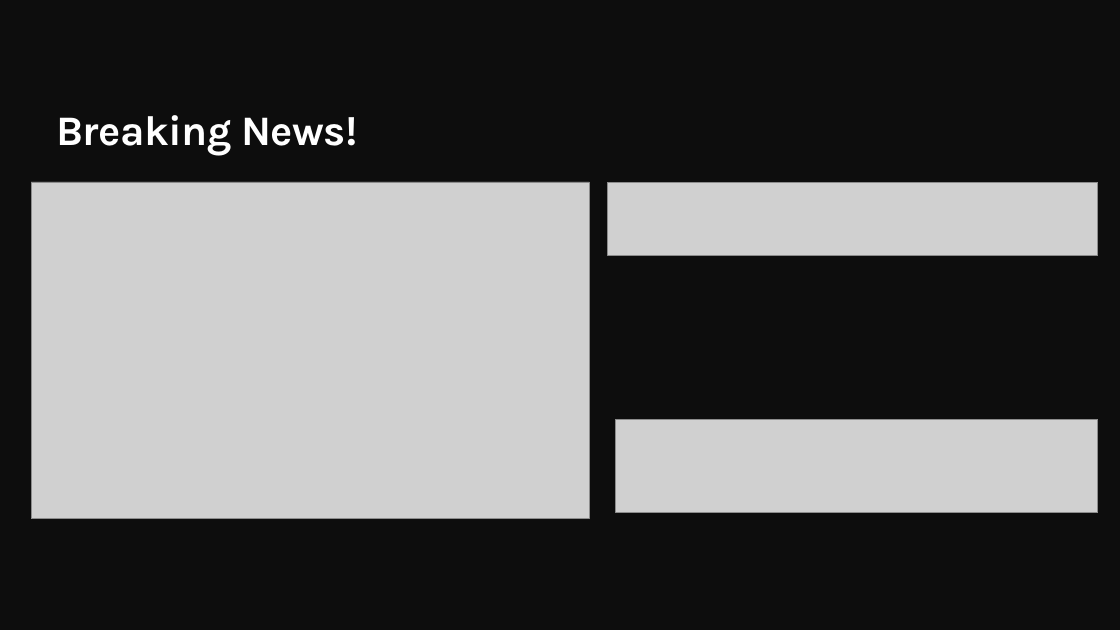
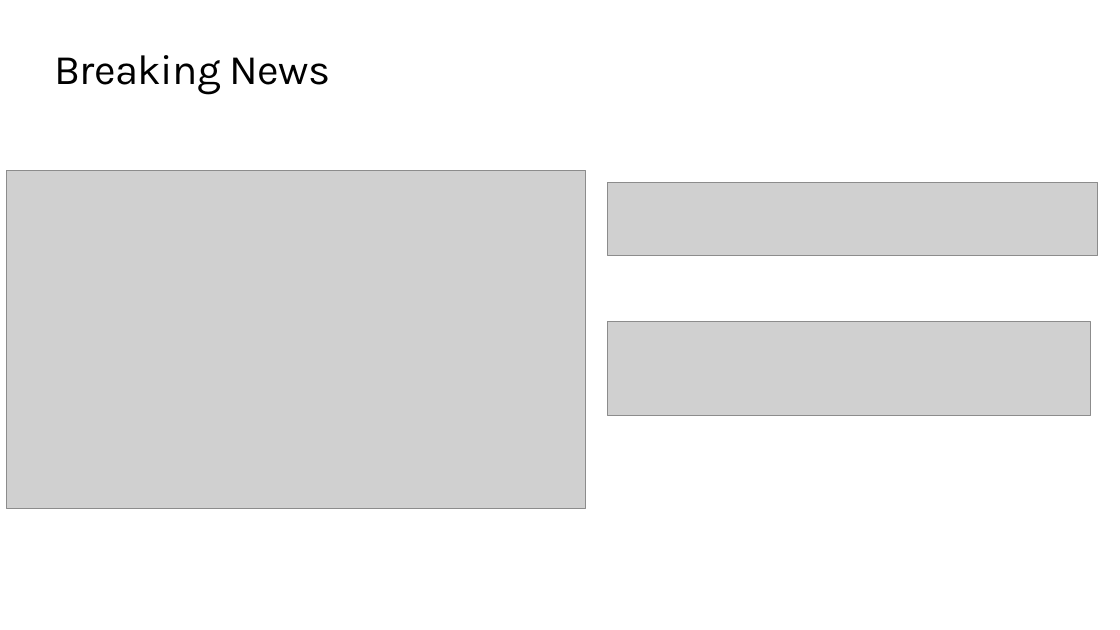
Before and after one commit to QuirkyDataScientist1978/Build-a-knowledge-mining-solution-using-Azure-AI, a slide deck: slide 8 of resources/slides/Opening.pptx (slide 5 before the commit). Drawn at 1120x630 pixels with LibreOffice and Linux fonts; fonts in the diff are those of the drawing; grey boxes stand for pictures; background and template pictures are left out. Boxes give left, top, right and bottom in pixels: in the first picture for what was removed or moved away, otherwise in the second. Text is boxed around its words. In the diff, an @@ line names an element or a change of style, - is before the commit and + after.

```diff
--- a/resources/slides/Opening.pptx
+++ b/resources/slides/Opening.pptx
@@ background #0D0D0D to #FFFFFF @@
@@ title at bbox=[54, 55, 331, 95]: text changed; text colour #FFFFFF to #000000; bold off @@
-Breaking News!
+Breaking News
@@ title "Breaking News" at bbox=[54, 55, 331, 95]: vertical alignment bottom to top @@
@@ picture: place and size @@
-picture at bbox=[31, 182, 590, 519]
+picture at bbox=[6, 171, 586, 509]
@@ picture: place and size @@
-picture at bbox=[616, 419, 1098, 513]
+picture at bbox=[608, 322, 1091, 415]
```
Also in this commit, not shown: 13 other slides changed, 4 slides added, 2 slides removed.
